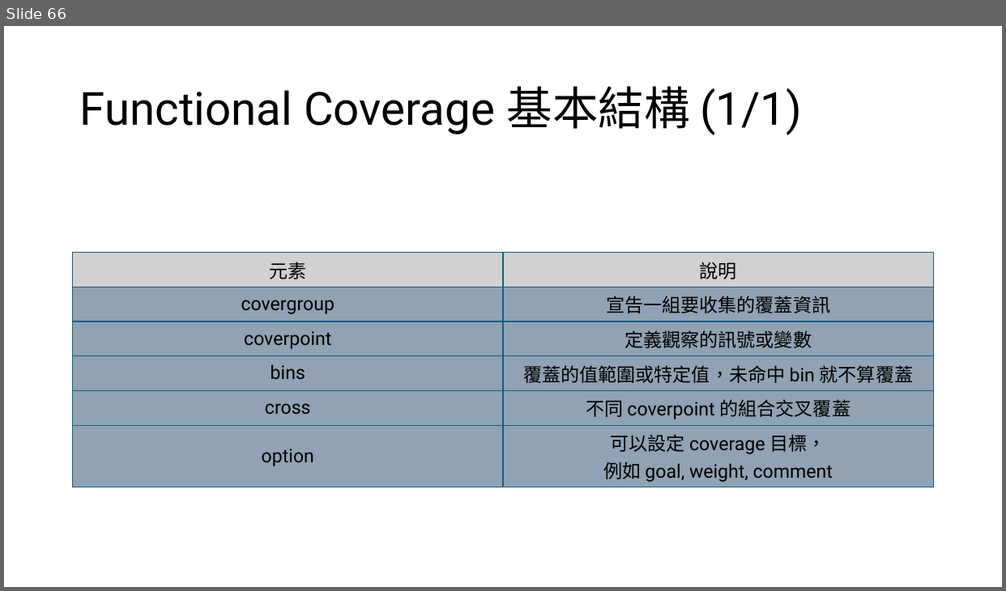
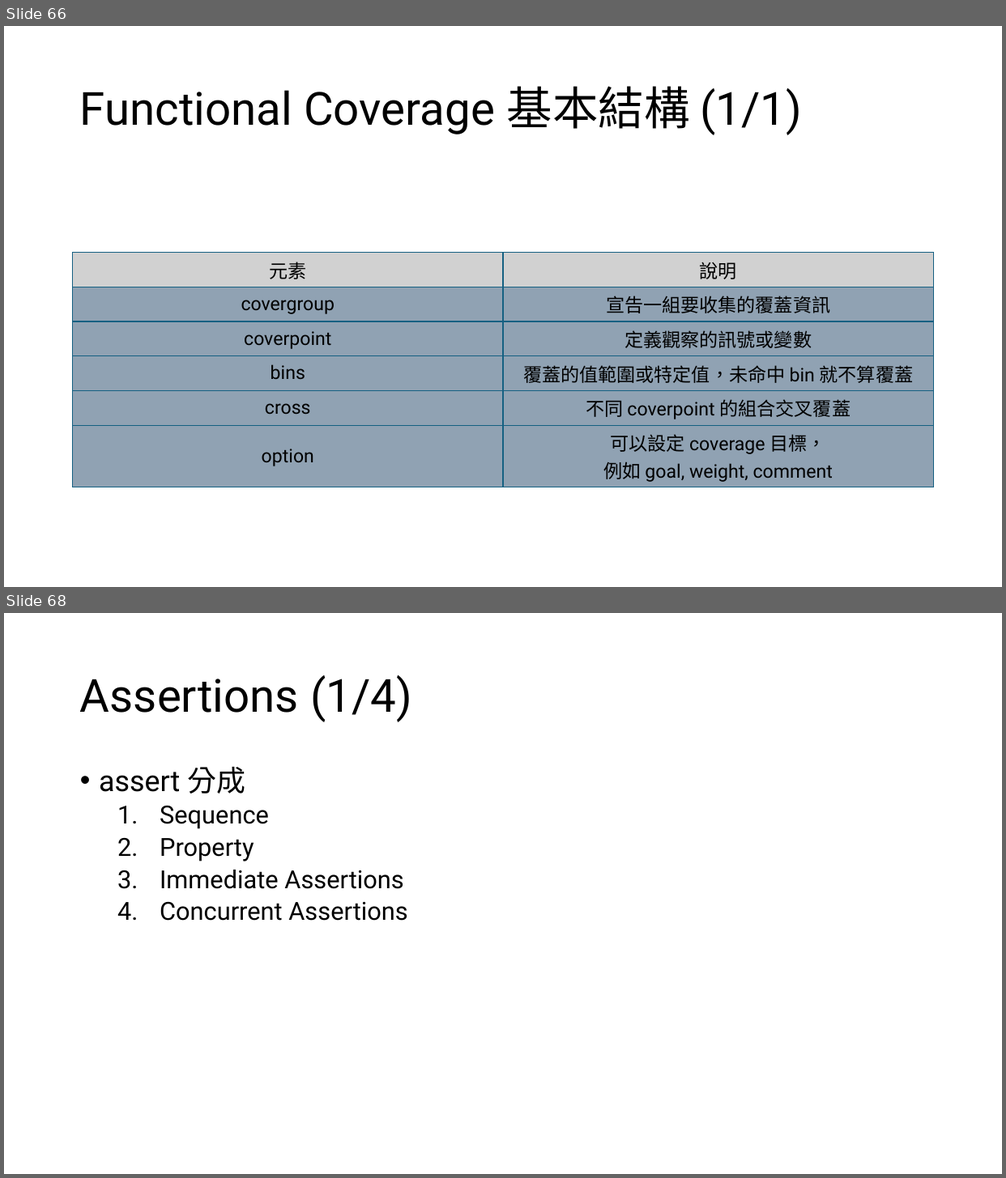
Before and after one commit to s9001055/DV_learning, a slide deck: systemverilog/SystemVerilog_語法學習.pptx. Shown one above the other, each under a label of ours: slide 66 before the commit, slides 66 and 68 after it; the slides between them are not shown. The pictures are 1006x591 and 1006x1178 pixels, drawn with LibreOffice and Linux fonts; fonts in the diff are those of the drawing. Boxes give left, top, right and bottom in pixels: in the first picture for what was removed or moved away, otherwise in the second. Text is boxed around its words. In the diff, an @@ line names an element or a change of style, - is before the commit and + after.

Commit message:
Modify: SystemVerilog_語法學習.pptx 1. Add: chapter 8 assertion

```diff
--- a/systemverilog/SystemVerilog_語法學習.pptx
+++ b/systemverilog/SystemVerilog_語法學習.pptx
@@ slide 68 added at [4, 613, 1002, 1174], background #FFFFFF @@
@@ title added at [80, 675, 412, 722], 44 pt, text #000000 @@
+Assertions (1/4)
@@ text added at [99, 767, 407, 921], 24 pt, text #000000 @@
+• assert 分成
+  1. Sequence
+  2. Property
+  3. Immediate Assertions
+  4. Concurrent Assertions
```
Also in this commit, not shown: 1 slide changed, 4 other slides added, 1 other file.
